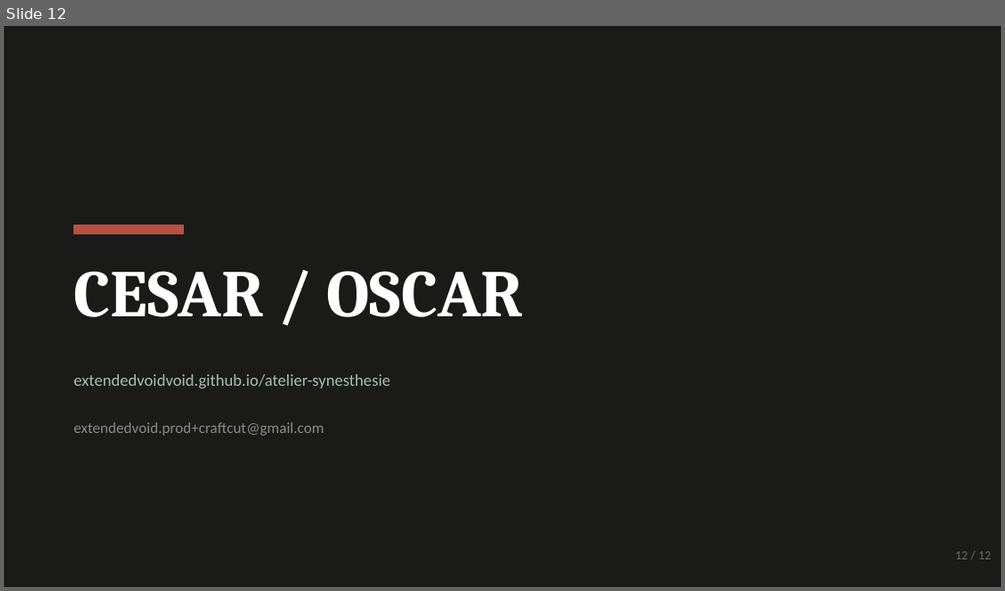
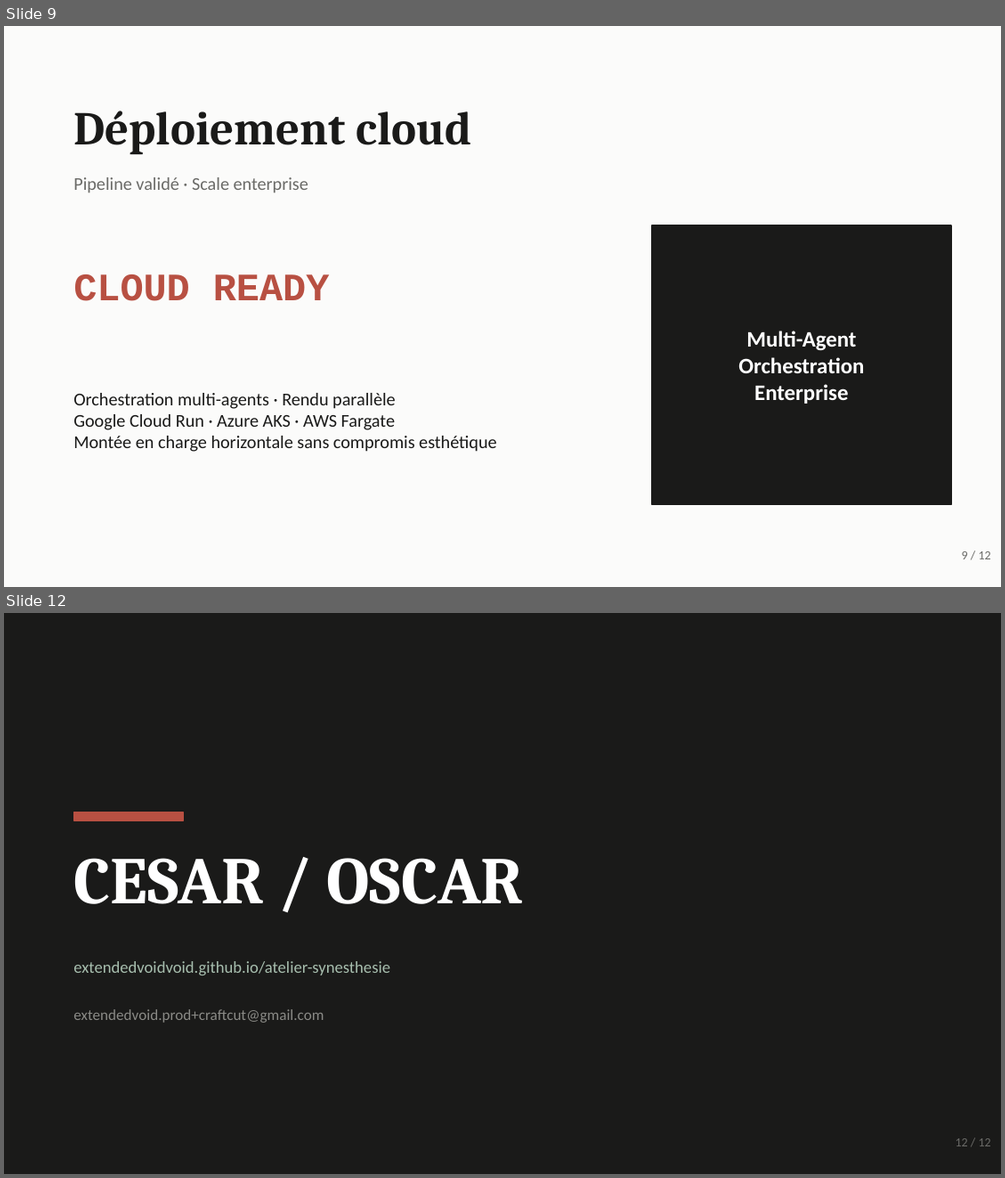
Before and after one commit to extendedvoidvoid/cesar-cabrera-cesar-plus, a slide deck: CraftCut_Pitch_Deck.pptx. Shown one above the other, each under a label of ours: slide 12 before the commit, slides 9 and 12 after it; the slides between them are not shown. The pictures are 1005x591 and 1005x1178 pixels, drawn with LibreOffice and Linux fonts; fonts in the diff are those of the drawing. Boxes give left, top, right and bottom in pixels: in the first picture for what was removed or moved away, otherwise in the second. Text is boxed around its words. In the diff, an @@ line names an element or a change of style, - is before the commit and + after.

Commit message:
refactor: align pitch deck and PITCH_DECK with new CraftCut narrative
- Pop culture entry → labels → youth podcasts
- Editorial duo, satellite pages, voice cloning EU
- Cloud-ready positioning (no M3/Gutenberg/Apple Music refs)
- Regenerated 12-slide CraftCut_Pitch_Deck.pptx

```diff
--- a/CraftCut_Pitch_Deck.pptx
+++ b/CraftCut_Pitch_Deck.pptx
@@ slide 9 added at bbox=[4, 26, 1001, 587], background #FBFBFA @@
@@ text added at bbox=[73, 111, 471, 154], 34 pt, text #1A1A19, bold @@
+Déploiement cloud
@@ text added at bbox=[73, 177, 308, 192], 13 pt, text #6B6B68 @@
+Pipeline validé · Scale enterprise
@@ rectangle added at bbox=[652, 225, 951, 505], fill #1A1A19, outline #1A1A19 1 pt @@
@@ text added at bbox=[73, 274, 330, 301], 28 pt, text #B85042, bold @@
+CLOUD READY
@@ text added at bbox=[738, 330, 864, 403], 16 pt, text #FFFFFF, bold @@
+Multi-Agent
+Orchestration
+Enterprise
@@ text added at bbox=[73, 393, 496, 451], 13 pt, text #1A1A19 @@
+Orchestration multi-agents · Rendu parallèle
+Google Cloud Run · Azure AKS · AWS Fargate
+Montée en charge horizontale sans compromis esthétique
@@ text added at bbox=[962, 551, 991, 559], 9 pt, text #6B6B68 @@
+9 / 12
```
Also in this commit, not shown: 5 slides changed, 5 other slides added, 6 slides removed, 4 other files.
